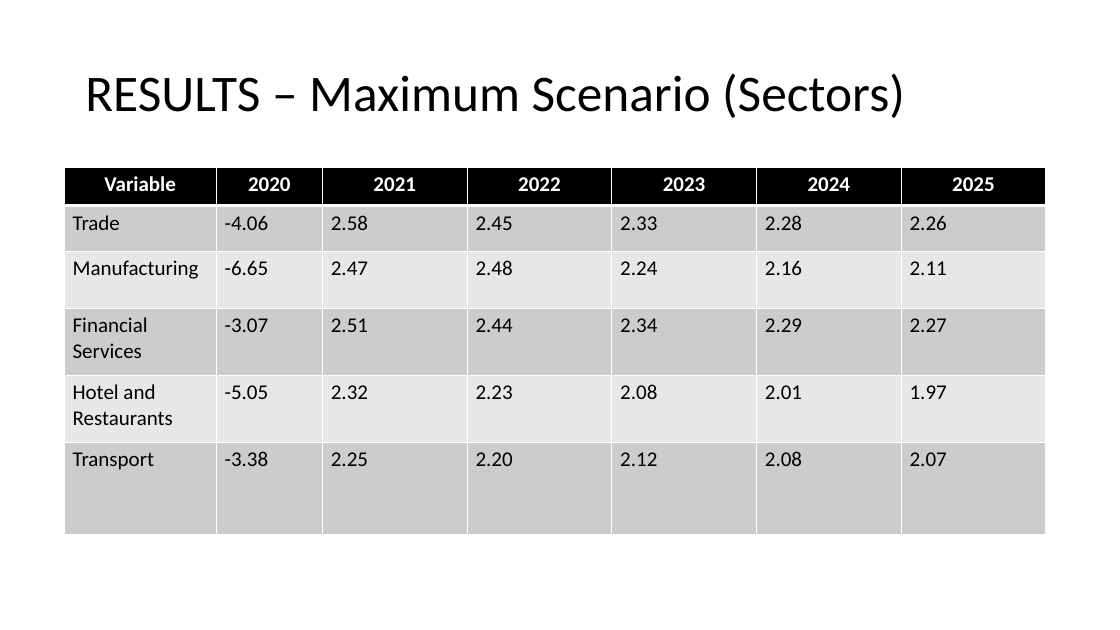
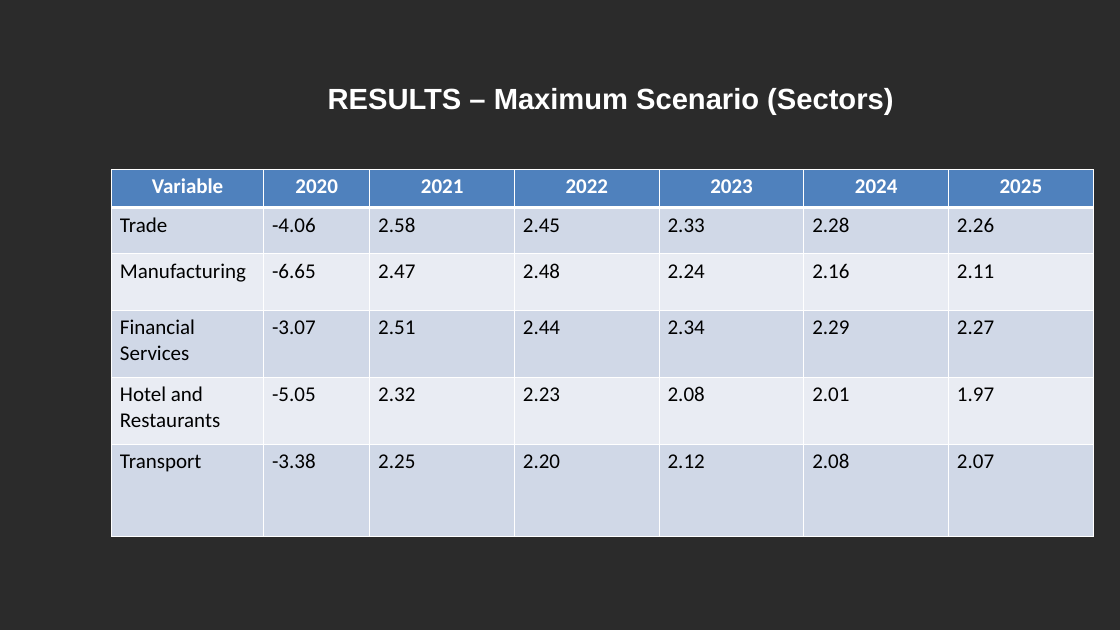
Before and after one commit to xolaniss/COVID_19, a slide deck: slide 10 of COVID-19 Economic Impact.pptx. Drawn at 1120x630 pixels with LibreOffice and Linux fonts; fonts in the diff are those of the drawing; background and template pictures are left out; a plain dark background stands for a picture behind light text. Boxes give left, top, right and bottom in pixels: in the first picture for what was removed or moved away, otherwise in the second. Text is boxed around its words. In the diff, an @@ line names an element or a change of style, - is before the commit and + after.

```diff
--- a/COVID-19 Economic Impact.pptx
+++ b/COVID-19 Economic Impact.pptx
@@ background #FFFFFF to picture (left out) @@
@@ title "RESULTS – Maximum Scenario (Sectors)": place and size @@
-title "RESULTS – Maximum Scenario (Sectors)" at [85,73,905,118]
+title "RESULTS – Maximum Scenario (Sectors)" at [328,88,893,115]
@@ title "RESULTS – Maximum Scenario (Sectors)" at [328,88,893,115]: size 44 to 25 pt, font Calibri to Arial, text colour #000000 to #FFFFFF, bold on; line spacing 0.9 to 1 @@
@@ table at [112,170,1092,537] @@
@@ fill #000000 to #4F81BD in row 1 @@
@@ fill #CCCCCC to #D0D8E8 in 21 cells @@
@@ fill #E7E7E7 to #E9EDF4 in 14 cells @@
@@ table: place and size @@
-table at [64,168,1044,535]
+table at [112,170,1092,537]
```
Also in this commit, not shown: 12 other slides changed, 1 slide removed, 1 other file.
